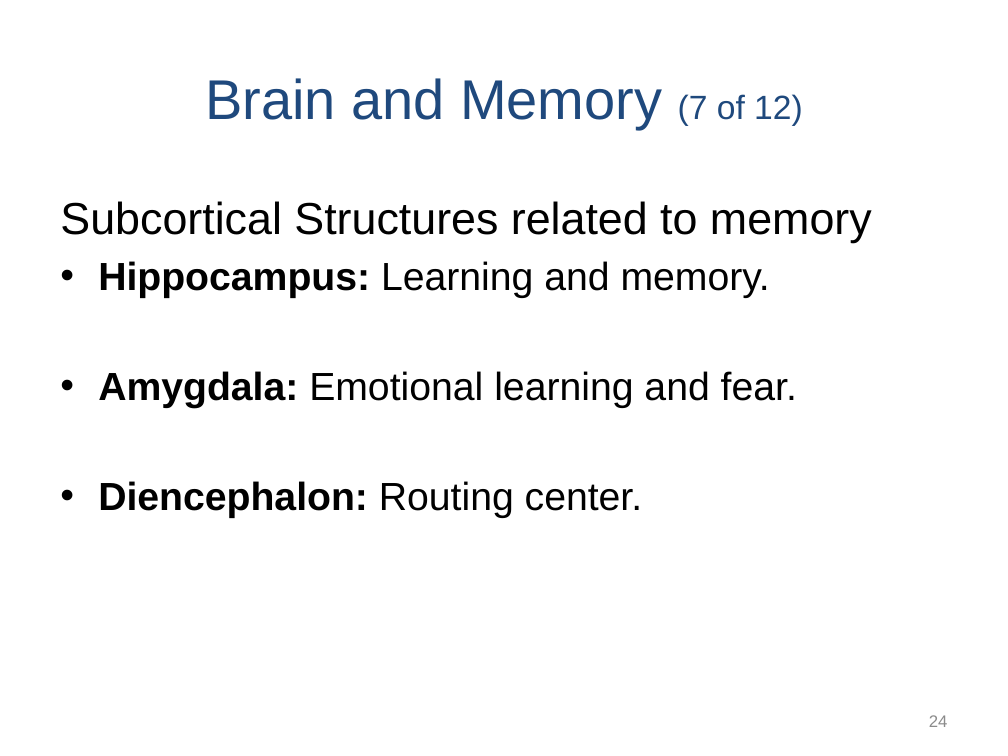
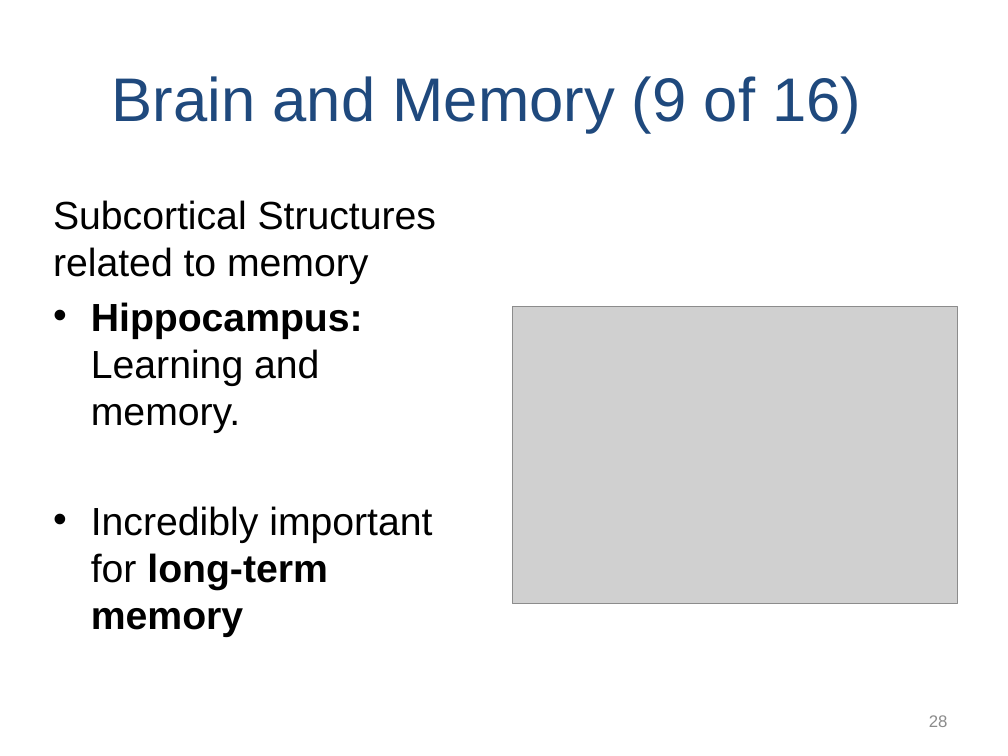
Before and after one commit to npm27/Teaching-Materials, a slide deck: slide 28 of Memory/Slides/Chapter 2.PPTX (slide 24 before the commit). Drawn at 1008x756 pixels with LibreOffice and Linux fonts; fonts in the diff are those of the drawing; grey boxes stand for pictures. Boxes give left, top, right and bottom in pixels: in the first picture for what was removed or moved away, otherwise in the second. Text is boxed around its words. In the diff, an @@ line names an element or a change of style, - is before the commit and + after.

```diff
--- a/Memory/Slides/Chapter 2.PPTX
+++ b/Memory/Slides/Chapter 2.PPTX
@@ title at box(112, 76, 861, 132): text changed; size 40 to 44 pt @@
-Brain and Memory (7 of 12)
+Brain and Memory (9 of 16)
@@ text "Subcortical Structures related to memory": place and size @@
-text "Subcortical Structures related to memory" at box(60, 201, 872, 518)
+text "Subcortical Structures related to memory" at box(53, 200, 436, 637)
@@ text at box(53, 200, 436, 284): size 32 to 28 pt in "Subcortical Structures related to memory" @@
@@ picture added at box(512, 306, 958, 604) @@
@@ text at box(91, 506, 432, 637): text changed @@
-• Amygdala: Emotional learning and fear.
-• Diencephalon: Routing center.
+• Incredibly important for long-term memory
@@ page number at box(929, 715, 948, 727): text changed @@
-24
+28
```
Also in this commit, not shown: 16 other slides changed, 9 slides added.
